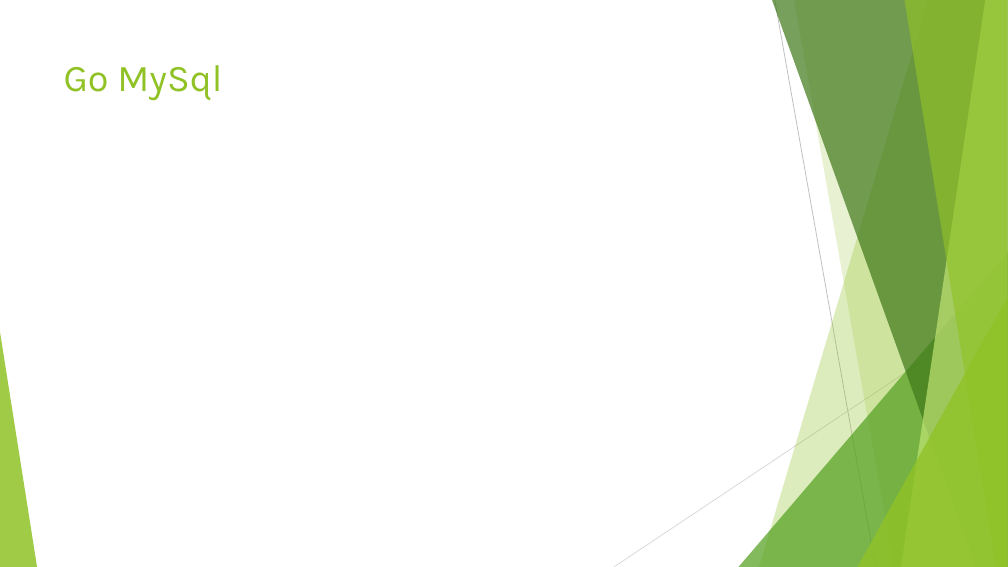
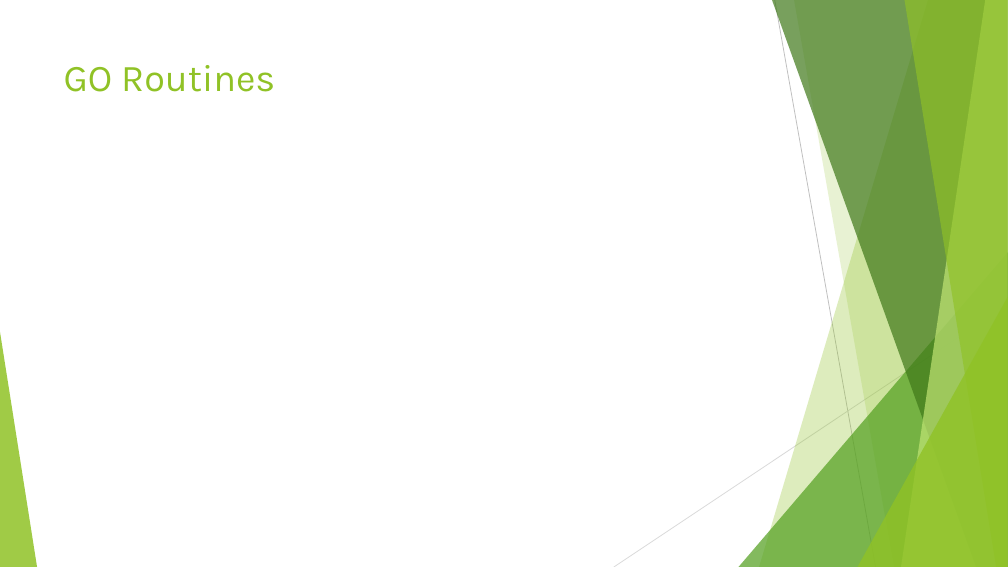
Before and after one commit to vivekdubeydeveloper/goquickstart, a slide deck: slide 40 of goquickstart.pptx (slide 36 before the commit). Drawn at 1008x567 pixels with LibreOffice and Linux fonts; fonts in the diff are those of the drawing. Boxes give left, top, right and bottom in pixels: in the first picture for what was removed or moved away, otherwise in the second. Text is boxed around its words. In the diff, an @@ line names an element or a change of style, - is before the commit and + after.

```diff
--- a/goquickstart.pptx
+++ b/goquickstart.pptx
@@ title at [64,65,275,92]: text changed @@
-Go MySql
+GO Routines
```
Also in this commit, not shown: 3 other slides changed, 4 slides added, 13 other files.
